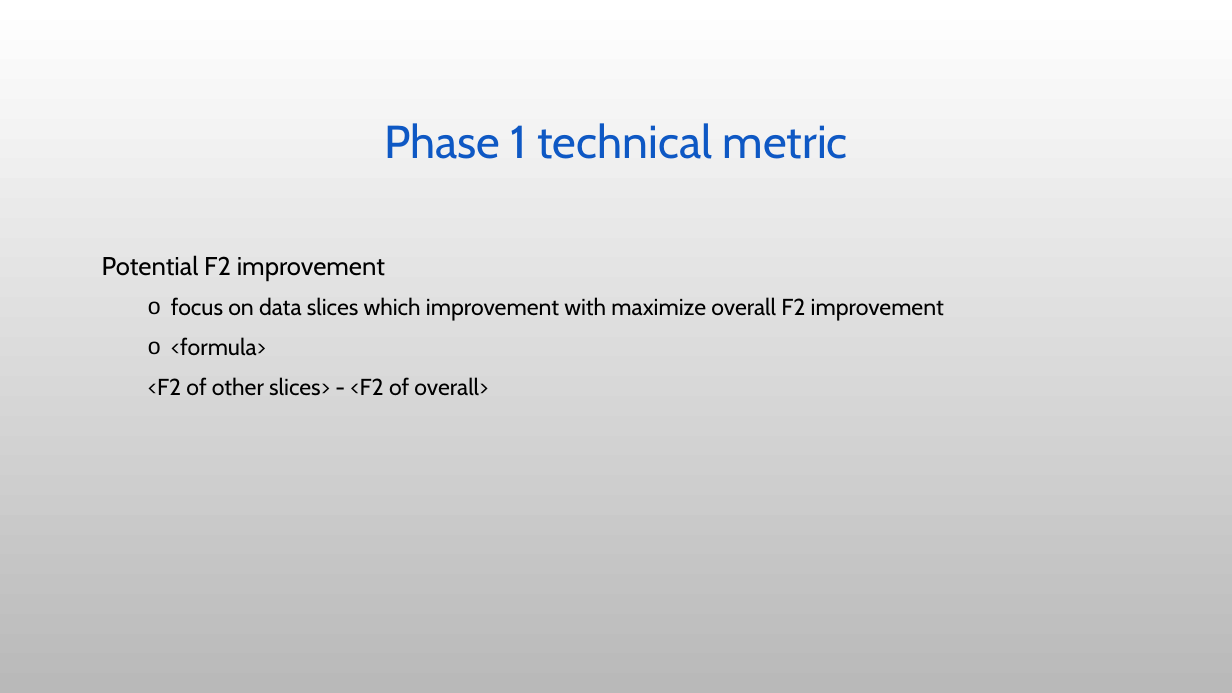
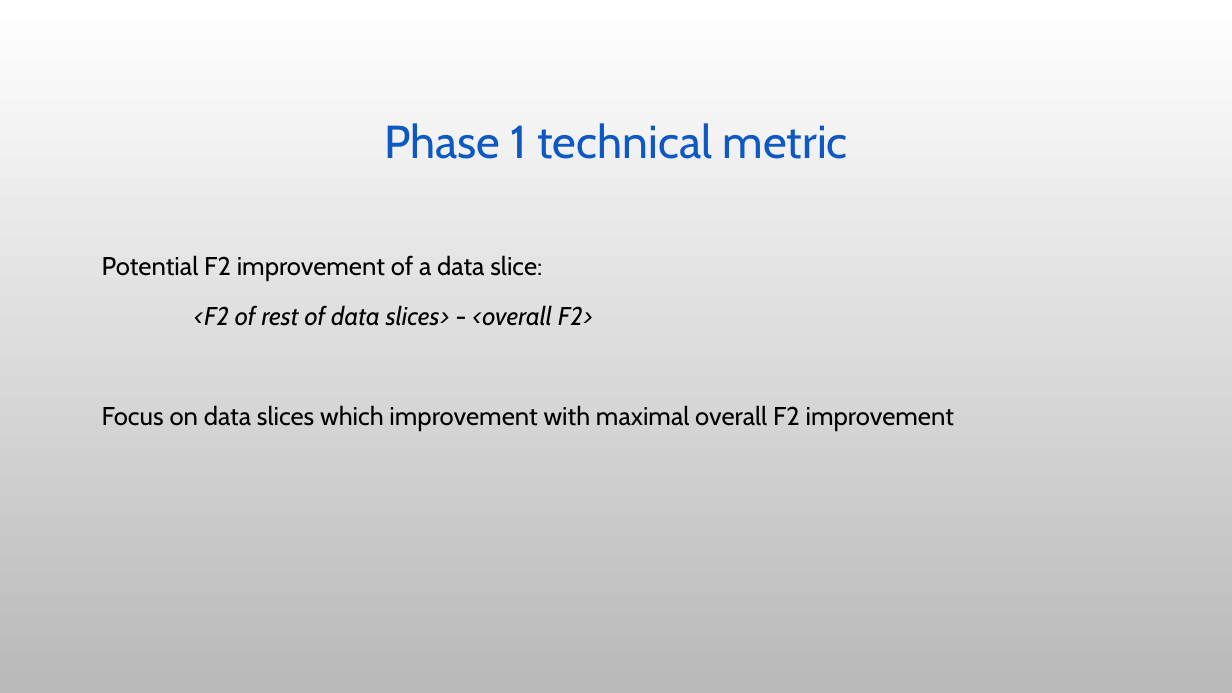
Before and after one commit to stavco9/mlops-final-project, a slide deck: slide 8 of docs/MLOps Final Project.pptx. Drawn at 1232x693 pixels with LibreOffice and Linux fonts; fonts in the diff are those of the drawing; background and template pictures are left out. Boxes give left, top, right and bottom in pixels: in the first picture for what was removed or moved away, otherwise in the second. Text is boxed around its words. In the diff, an @@ line names an element or a change of style, - is before the commit and + after.

Commit message:
For Nitay's final updates of the text and review.

```diff
--- a/docs/MLOps Final Project.pptx
+++ b/docs/MLOps Final Project.pptx
@@ text at (102,255,954,430): text changed; size 18 to 20 pt @@
-Potential F2 improvement
-  o focus on data slices which improvement with maximize overall F2 improvement
-  o <formula>
-  <F2 of other slices> - <F2 of overall>
+Potential F2 improvement of a data slice:
+<F2 of rest of data slices> - <overall F2>
+Focus on data slices which improvement with maximal overall F2 improvement
```
Also in this commit, not shown: 5 other slides changed, 5 slides added, 2 slides removed.
